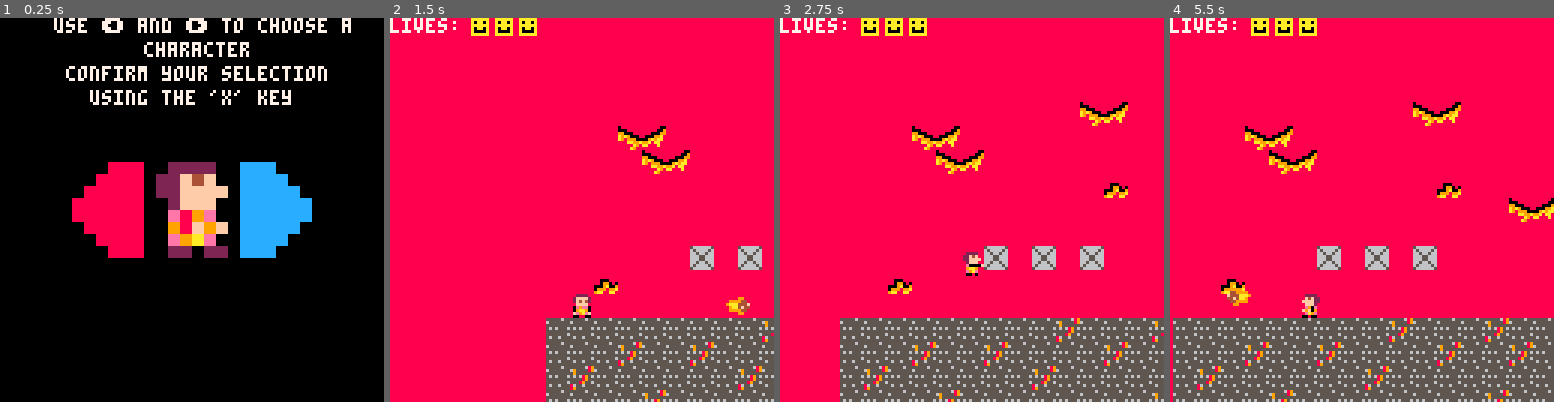
Above: before the commit, frames 1-4 (left to right).
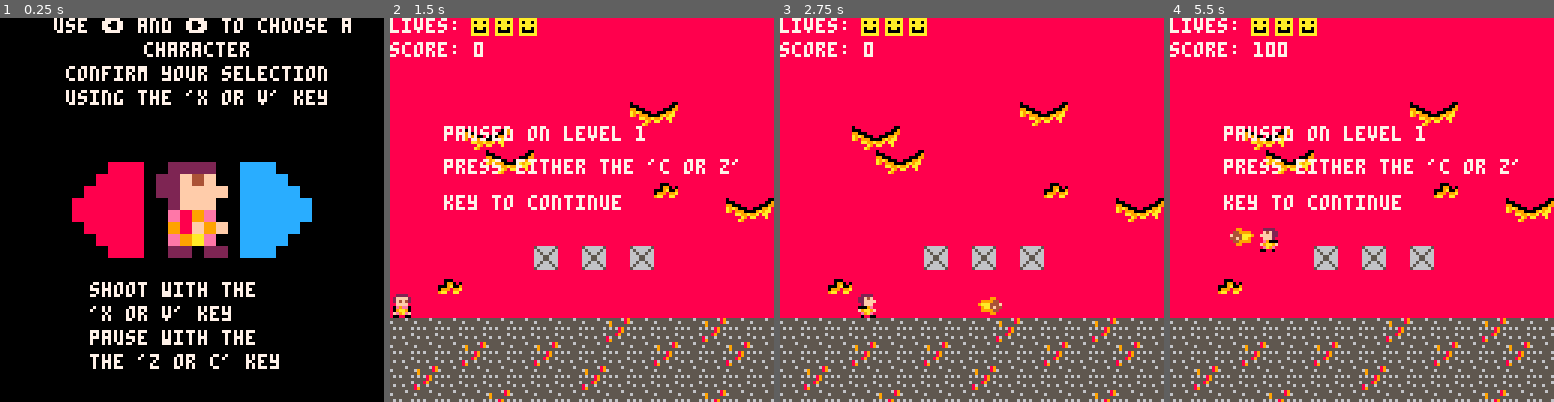
Above: after the commit, the same moments.

Repository: Chriswarkidd/Fall2018_GameDesign
Game: PICO-8 cartridge final.p8
Two runs of this game, one before a commit and one after it. Both use one fixed random seed, a clock stepped at 60 frames per second and the inputs below.
Inputs:
- Up to frame 1 (0.25 s): no input
- Up to frame 2 (1.5 s): tap X (X key) at 0.33, 1.07 s; tap O (Z key) at 0.7 s
- Up to frame 3 (2.75 s): hold Right 1.6-2.1 s; tap O (Z key) at 1.7, 2.1, 2.5 s; tap X (X key) at 1.85 s; hold Up 2.15-2.42 s; hold Right from 2.47 s (still down)
- Up to frame 4 (5.5 s): tap O (Z key) every 0.4 s from 2.9 to 5.3 s; tap X (X key) at 2.97, 4.08, 5.2 s; release Right at 3.03 s; hold Left 3.08-3.58 s; hold Right 4.02-4.68 s; hold Up 4.73-5.03 s; hold Left from 5.08 s (still down)

The runs differ from the first frame. In frame 1, 3.6% of the frame differs, in the area x 17-86%, y 18-92%; in frame 2, 20%, in the area x 0-100%, y 6-100%; in frame 3, 14%; in frame 4, 13%.

Commit message:
Update final.p8

Diff:
--- a/final.p8
+++ b/final.p8
@@ -2,12 +2,22 @@
 version 18
 __lua__
 lives = 0
-camerax = -128
+camerax = 0
 music_on = false
---note door flag is 3
+sfx_delay = true
+boss_aggro = false
+--change these to 13*(level number-1)+1 for the level you want to start at. [1,14,27,40]
+current_floor = 1
+--set this to the level you want to start at. [1,2,3,4]
+current_level = 1
+boss_intro_time = 5*60
+boss_text_index = 0
+score = 0
 player = {
-	x = 8,
-	y = 0,
+	start_x = 0*8,
+	start_y = 8*8,
+	x = 0*8,
+	y = 8*8,
 	w = 3,
 	h = 7,
 	sx = 2,
@@ -23,21 +33,24 @@
 	jump_hold = 0,
     anim = 0
 }
-current_floor = 120
 boss = {
+	start_x = 0,
+	start_y = 0,
     x = 0,
     y = 0,
-    w = 0,
-    h = 0,
-    sx = 0,
+    w = 12,
+    h = 15,
+    sx = 3,
     sy = 0,
     can_move = true,
-	grounded = false,
+	grounded = true,
 	accel = 0,
-	maxaceel = 2.5,
-	speed = 0.70,
-    sprite = 1,
+	maxaceel = 5,
+	speed = 0.12,
+    sprite = 77,
 	flip_sprite_x = false,
+	fire_delay = 0,
+	health = 100
 }
 sprite_x = 0
 sprite_y = 0
@@ -46,9 +59,9 @@
 projectiles = {}
 lava_geysers = {
 	spr_num = 68,
-	w = 7,
+	w = 8,
 	h = 7,
-	sx = 0,
+	sx = 2,
 	sy = 0,
 	update_cnt = 0,
 	flip = false,
@@ -57,7 +70,7 @@
 flag_x = 0
 flag_max_y = 0
 level_end = false
-update_fuc = nil
+update_func = nil
 draw_func = nil
 input_delay = 0
 
@@ -69,6 +82,42 @@
 
 function _draw()
     draw_func()
+end
+
+function update_level_screen()
+    if btnp(5) then
+		update_func = update_game
+        draw_func = draw_game
+		current_level += 1
+		current_floor += 13
+		camerax = 0
+		player.x = player.start_x
+		player.y = player.start_y
+		set_map()
+    end
+end
+
+function draw_level_screen()
+    cls(8)
+	camera(0,0)
+	--print("you beat level: "..current_level, 24, 2, 7)
+	print("now entering level: "..current_level+1, 24, 13, 7)
+    print("start the level by",24,24,7)
+    print("using the 'x or v' key",24,36,7)
+    sspr(sprite_x, sprite_y, 8, 8, 48, 48, 8*4, 8*4, player.flip_sprite_x)
+end
+
+function update_pause_screen()
+    if btnp(4) then
+		update_func = update_game
+        draw_func = draw_game
+    end
+end
+
+function draw_pause_screen()
+	print("paused on level "..current_level, camerax + 18, 16, 7)
+    print("press either the 'c or z'", camerax + 18,27,7)
+    print("key to continue", camerax + 18,39,7)
 end
 
 function update_char_select()
@@ -98,7 +147,9 @@
     if btnp(5) then
 		update_func = update_game
 		input_delay = 0
+		cameray = -20
         draw_func = draw_game
+		set_map()
     end
 end
 
@@ -107,13 +158,17 @@
 	print("use ⬅️ and ➡️ to choose a", 18, 0, 7)
 	print("character", 48, 8, 7)
     print("confirm your selection",22,16,7)
-    print("using the 'x' key",30,24,7)
+    print("using the 'x or v' key",22,24,7)
     sspr(0,16, 8, 8, 16, 48, 8*4, 8*4)
     sspr(sprite_x, sprite_y, 8, 8, 48, 48, 8*4, 8*4, player.flip_sprite_x)
     sspr(8,16, 8, 8, 80, 48, 8*4, 8*4)
-end
-
-function flame_bad(x,y,speed,s_num)
+	print("shoot with the", 30, 88, 7)
+	print("'x or v' key", 30, 96, 7)
+    print("pause with the", 30,104,7)
+    print("the 'z or c' key", 30,112,7)
+end
+
+function rock_bad(x,y,speed,s_num)
     local g = {
 		x = x*8,
 		y = y*8,
@@ -126,6 +181,7 @@
 		accel = 0,
 		speed = -speed,
 		s_num = s_num,
+		flip = false,
 		show = true
 	}
     return g
@@ -158,33 +214,34 @@
 end
 
 function move_opposition()
-    for g in all(bads) do
-		local on_screen = g.x >= camerax - 8 and g.x <= camerax + 128
-        if g.show and on_screen then
-            local move = g.speed
-            if check_move(g.x + g.sx + move, g.y + g.sy, g.w, g.h) then
-                g.speed = -g.speed
+    for b in all(bads) do
+		local on_screen = b.x >= camerax - 8 and b.x <= camerax + 128
+        if b.show and on_screen then
+            local move = b.speed
+            if check_move(b.x + b.sx + move, b.y + b.sy, b.w, b.h) then
+                b.speed = -b.speed
+				b.flip = not b.flip
             else
-                g.x += move
+                b.x += move
             end
 
-            local accel = g.accel
-
-            if not check_move(g.x + g.sx, g.y + g.sy + accel, g.w, g.h) then
-                g.y += accel
+            local accel = b.accel
+
+            if not check_move(b.x + b.sx, b.y + b.sy + accel, b.w, b.h) then
+                b.y += accel
             else
-                g.accel = 0
+                b.accel = 0
             end
 
-            g.accel += 0.15
-
-            if g.accel > 1.5 then
-            g.accel = 1.5
+            b.accel += 0.15
+
+            if b.accel > 1.5 then
+            b.accel = 1.5
             end
 
-			if check_sprite_collision(player.x, player.y, player.sx, player.sy, player.w, player.h, g.x, g.y, g.sx, g.sy, g.w, g.h) then
+			if check_sprite_collision(player.x, player.y, player.sx, player.sy, player.w, player.h, b.x, b.y, b.sx, b.sy, b.w, b.h) then
 				music(-1, 200)
-				sfx(4, 0)
+				sfx(4)
 				reset()
 			end
         end
@@ -192,9 +249,9 @@
 end
 
 function draw_bads()
-    for g in all(bads) do
-        if g.show then
-            spr(g.s_num, g.x, g.y)
+    for b in all(bads) do
+        if b.show then
+            spr(b.s_num, b.x, b.y+8,1,1, b.flip)
         end
     end
 end
@@ -204,25 +261,36 @@
     update_func = update_char_select
     sprite_x = 8
     sprite_y = 0
-    music(0)
+    music(0, 4000)
     palt(0, false)
     palt(11, true)
     lives = 3
-    local index = 0
+end
+
+function set_map()
+   	bads = {}
+	lava_geysers.sprites = {}
+   	local index = 0
     for i=0,127 do
         for j=0,16 do
-            local sprite = mget(i,j)
+            local sprite = mget(i,j+current_floor)
             if fget(sprite,7) then
-                add(bads,flame_bad(i,j,.5,sprite))
-                mset(i,j,64)
+                add(bads,rock_bad(i,j,.5,sprite))
+                mset(i,j+current_floor,64)
             end
-            if fget(sprite, 4) then
-                flag_x = i*8 + 5
-                flag_max_y = j*8 + 5
-            end
+			if fget(sprite, 1) then
+				boss.x = i*8
+				boss.y = j*8
+				boss.start_x = i*8
+				boss.start_y = j*8
+				mset(i,j+current_floor,64)
+				mset(i+1,j+current_floor,64)
+				mset(i,j+current_floor+1,64)
+				mset(i+1,j+current_floor+1,64)
+			end
 			if sprite == lava_geysers.spr_num then
-				add(lava_geysers.sprites, {x = i*8, y = j*8})
-				mset(i, j, 64)
+				add(lava_geysers.sprites, {x = i*8, y = (j)*8})
+				mset(i, j+current_floor, 64)
 			end
         end
     end
@@ -231,11 +299,20 @@
 function update_death()
 	death_timer -= 1
 	if death_timer == 0 then
+		if current_level == 4 then
+			boss_aggro = false
+			boss_intro_time = 5*60
+			boss_text_index = 0
+			boss.health = 100
+			boss.x = boss.start_x
+			boss.y = boss.start_y
+		end
 		music(0, 4000)
 		update_func = update_game
-		player.x = 8
-		player.y = 0
-		camerax = -128
+		player.x = player.start_x
+		player.y = player.start_y
+		camerax = 0
+		reset_bads()
 	end
 end
 
@@ -243,11 +320,60 @@
 	death_timer = 30
     lives-=1
 	update_func = update_death
-    for g in all(bads) do
-        g.x = g.o_x
-        g.y = g.o_y
-        g.show = true
-        g.speed = -.5
+end
+
+function update_boss_animation()
+	update_boss()
+	if boss_text_index <= 2 then
+		if btnp(5) then
+			boss_text_index += 1
+		end
+	else
+		boss_intro_time -= 1
+		if boss_intro_time % 30 == 0 then
+			boss_jump()
+		end
+		if boss_intro_time % 5 == 0 then
+			boss_move_left(.7)
+		end
+		if boss_intro_time == 0 then
+			music(1, 250)
+			boss.fire_delay = 180
+			draw_func = draw_game
+			update_func = update_game
+		end
+	end
+end
+
+function draw_boss_animation()
+	draw_game()
+	if boss_text_index == 0 then
+		rectfill(camerax, 88, camerax+127,110,0)
+		rect(camerax, 88, camerax+127,105,7)
+		print("who is this?", camerax+2, 92, 7)
+		print("'x' key continue", camerax+2,99,7)
+	elseif boss_text_index == 1 then
+		rectfill(camerax, 88, camerax+127,110,0)
+		rect(camerax, 88, camerax+127,105,7)
+		print("have you come to fight me?", camerax+2, 92, 7)
+		print("'x' key to continue", camerax+2,99,7)
+	elseif boss_text_index == 2 then
+		rectfill(camerax, 88, camerax+127,110,0)
+		rect(camerax, 88, camerax+127,105,7)
+		print("you won't be leaving here alive", camerax+2, 92, 7)
+		print("'x' key to continue", camerax+2,99,7)
+	else
+
+	end
+end
+
+function reset_bads()
+    for b in all(bads) do
+        b.x = b.o_x
+        b.y = b.o_y
+        b.show = true
+        b.speed = -.5
+		b.flip = false
     end
 	projectiles = {}
 end
@@ -261,9 +387,14 @@
 		-- not inside a block
         player.y += dy
         player.grounded = false
+		sfx_delay = false
     else
 		-- check if they are not inside the roof, thus they are inside the ground
 		if not (check_flag(x, y) or check_flag(x + player.w, y)) then
+			if player.grounded == false and sfx_delay == false then
+				sfx(6)
+				sfx_delay = true
+			end
 			player.grounded = true
 		end
 		player.accel = 0
@@ -293,6 +423,7 @@
 
 	if btn(2) then
 		if player.grounded then
+			sfx(5)
 			player.accel = -1.3
 			player.grounded = false
 			player.jump_hold = 1
@@ -314,11 +445,18 @@
 
     player.can_move = not check_move(new_pos.x, new_pos.y, player.w, player.h)
     if check_end(new_pos.x, new_pos.y, player.w, player.h) then
-
+        draw_func = draw_level_screen
+		update_func = update_level_screen
     end
     if player.can_move and player.x + dx > camerax then
         player.x += dx
 	end
+
+	if btnp(4) then
+        draw_func = draw_pause_screen
+		update_func = update_pause_screen
+	end
+
 	if input_delay == 0 then
 		if btnp(5) then
 			-- projectiles
@@ -329,10 +467,23 @@
 		input_delay -= 1
 	end
 
+	if current_level == 4 and player.x >= 96*8 and not boss_aggro then
+		player.start_x = 90*8
+		music(-1,700)
+	end
+	if current_level == 4 and player.x >= 114*8 and not boss_aggro then
+		boss_aggro = true
+		draw_func = draw_boss_animation
+		update_func = update_boss_animation
+	end
     check_death()
     move_opposition()
 	move_projectiles()
 	update_lava_geysers()
+	if current_level == 4 and boss_intro_time == 0 and boss.health > 0 then
+		update_boss()
+		boss_ai()
+	end
 end
 
 function shoot_projectile(x, y, flp)
@@ -345,7 +496,8 @@
 		sy = 1,
 		w = 7,
 		h = 5,
-		flp = flp
+		flp = flp,
+		bad = false
 	}
 	add(projectiles, p)
 end
@@ -355,23 +507,35 @@
 		local dx = (p.flp and -2 or 2)
 		-- check collision with map or outside of map
 		if p.x + p.w < camerax or
-		   p.x - p.w > 1024 or
+		   p.x - p.w > camerax + 255 or
 		   check_move(p.x + p.sx + dx, p.y + p.sy, p.w, p.h) then
 			del(projectiles, p)
+			sfx(10)
 		else
 			-- check sprite collision
-			for g in all(bads) do
-				if g.show then
-					local collide = check_sprite_collision(p.x, p.y, p.sx, p.sy, p.w, p.h, g.x, g.y, g.sx, g.sy, g.w, g.h)
+			for b in all(bads) do
+				if b.show then
+					local collide = check_sprite_collision(p.x, p.y, p.sx, p.sy, p.w, p.h, b.x, b.y, b.sx, b.sy, b.w, b.h)
 					if collide then
 						del(projectiles, p)
-						-- kill goomba
-						g.show = false
+						-- kill baddie
+						b.show = false
+						score += 100
+						sfx(9)
 						return
 					end
 				end
 			end
-
+			if p.bad and check_sprite_collision(p.x, p.y, p.sx, p.sy, p.w, p.h, player.x, player.y, player.sx, player.sy, player.w, player.h) then
+				music(-1, 200)
+				sfx(4)
+				reset()
+			end
+			if boss_aggro and not p.bad and boss.health > 0 and check_sprite_collision(p.x, p.y, p.sx, p.sy, p.w, p.h, boss.x, boss.y, boss.sx, boss.sy, boss.w, boss.h) then
+				boss.health -= 2.5
+				del(projectiles, p)
+				sfx(10)
+			end
 			p.x += dx
 		end
 	end
@@ -405,7 +569,7 @@
 
 function draw_projectiles()
 	for p in all(projectiles) do
-		spr(p.spr, p.x, p.y, 1, 1, p.flp)
+		spr(p.spr, p.x, p.y+8, 1, 1, p.flp)
 	end
 end
 
@@ -417,7 +581,8 @@
 	local dead = false
 
 	-- fell out of map
-    if player.y > current_floor then
+    if player.y > (128) then
+		sfx(8)
         dead = true
     end
 
@@ -429,15 +594,143 @@
 			local lg = lgs[i]
 			if check_sprite_collision(lg.x, lg.y, lava_geysers.sx, lava_geysers.sy, lava_geysers.w, lava_geysers.h, player.x, player.y, player.sx, player.sy, player.w, player.h) then
 				dead = true
+				sfx(7)
 			end
 			i += 1
 		end
 	end
 
 	if dead then
-		player.x = 8
-        player.y = 0
+		if score - 500 <= 0 then
+			score = 0
+		else
+			score -= 500
+		end
         reset()
+	end
+end
+
+
+function boss_gravity()
+
+    local dy = boss.accel
+
+	local new_pos = {
+		x = boss.x + boss.sx,
+		y = boss.y + boss.sy + dy
+	}
+    if not check_move(new_pos.x, new_pos.y, boss.w, boss.h) then
+		-- not inside a block
+        boss.y += dy
+        boss.grounded = false
+    else
+		-- check if they are not inside the roof, thus they are inside the ground
+		if not (check_flag(new_pos.x, new_pos.y) or check_flag(new_pos.x + boss.w, new_pos.y)) then
+			if boss.grounded == false then
+				sfx(6)
+			end
+			boss.grounded = true
+		end
+		boss.accel = 0
+    end
+
+    boss.accel += 0.15
+
+    if boss.accel > boss.maxaceel then
+      boss.accel = boss.maxaceel
+    end
+end
+
+function boss_move_right(speed)
+	speed = speed or boss.speed
+	boss.flip_sprite_x = true
+	update_boss(speed)
+end
+
+function boss_move_left(speed)
+	speed = speed or boss.speed
+	boss.flip_sprite_x = false
+	update_boss(-speed)
+end
+
+function boss_jump()
+	if boss.grounded then
+		sfx(5)
+		boss.accel = -2.6
+		boss.grounded = false
+		update_boss()
+	end
+end
+
+function boss_fire()
+	if boss.fire_delay == 0 then
+		boss.sprite = 75
+		sfx(40, 1)
+		local p = {
+			spr = 17,
+			x = boss.x,
+			y = boss.y,
+			sx = 0,
+			sy = 1,
+			w = 7,
+			h = 5,
+			flp = not boss.flip_sprite_x,
+			bad = true
+		}
+		add(projectiles, p)
+		boss.fire_delay = 180
+	end
+end
+
+function boss_ai()
+		local rn = flr(rnd(4))+1
+		if rn == 1 then
+			--boss_move_left()
+		elseif rn == 2 then
+			--boss_move_right()
+		elseif rn == 3 then
+			--boss_jump()
+		else
+			boss_fire()
+		end
+		if flr(player.x) > flr(boss.x) then
+			boss_move_right()
+		elseif flr(player.x) < flr(boss.x) then
+			boss_move_left()
+		end
+end
+
+function update_boss(dx)
+	dx = dx or 0
+    boss_gravity(dx)
+
+	local new_pos = {
+		x = boss.x + boss.sx + dx,
+		y = boss.y + boss.sy - 1
+	}
+    boss.can_move = not check_move(new_pos.x, new_pos.y, boss.w, boss.h)
+    if boss.can_move then
+        boss.x += dx
+	end
+	if boss.fire_delay < 60 then
+		boss.sprite = 77
+	end
+	if boss.fire_delay > 0 then
+		boss.fire_delay -= 1
+	end
+
+	if check_sprite_collision(player.x, player.y, player.sx, player.sy, player.w, player.h, boss.x, boss.y, boss.sx+2, boss.sy+3, boss.w-2, boss.h) then
+		music(-1, 200)
+		sfx(4)
+		reset()
+	end
+
+end
+
+
+function draw_boss()
+	if boss.health > 0 then
+		spr(boss.sprite,boss.x,boss.y+8,2,2, boss.flip_sprite_x)
 	end
 end
 
@@ -450,39 +743,57 @@
 end
 
 function check_flag(x, y, f)
-    return fget(mget(x/8,y/8),f)
+    return fget(mget(x/8,(y/8)+current_floor),f)
 end
 function update_game_over()
 --temp blank for the moment
 	music(-1, 500)
 end
 function draw_game()
-    if lives > 0 then
+    if lives > 0 and boss.health > 0 then
         if player.x - 60 > camerax then
             camerax = player.x - 60
-        end
+		end
+		if camerax + 128 > 128*8 then
+			camerax = 128*7
+		end
         -- cameray = player.y - 60
-        cameray = -20
         camera(camerax, cameray)
         cls(8)
-        map(0,0,0,0,128,16)
+        map(0,current_floor,0,8,128,16)
         draw_bads()
 	    draw_projectiles()
-        spr(player.sprite, player.x, player.y, 1, 1, player.flip_sprite_x)
+        spr(player.sprite, player.x, player.y+8, 1, 1, player.flip_sprite_x)
 		for lg in all(lava_geysers.sprites) do
-			spr(lava_geysers.spr_num, lg.x, lg.y, 1, 1, lava_geysers.flip)
+			spr(lava_geysers.spr_num, lg.x, lg.y+8, 1, 1, lava_geysers.flip)
 		end
         print("lives: ",camerax,cameray,7)
         for i=1,lives do
             spr(3, camerax + 18 + (8*i), cameray-1)
         end
+		print("score: "..score,camerax,cameray + 8,7)
+		if boss_aggro then
+			print("boss health: "..boss.health,camerax,cameray + 16,7)
+		end
+		-- print("firedelay: "..boss.fire_delay,camerax,cameray + 16,7)
+		if current_level == 4 then
+			draw_boss()
+		end
+	elseif boss.health < 1 then
+		update_func = update_game_over
+        player.x = 0
+        player.y = 0
+        camera(0,0)
+        cls(0)
+        print("you won!!! :)",35,30,7)
+		sspr(sprite_x, sprite_y, 8, 8, 48, 48, 8*4, 8*4, player.flip_sprite_x)
     else
 		update_func = update_game_over
         player.x = 0
         player.y = 0
         camera(0,0)
         cls()
-        print("game ♥ over!!!",35,60,2)
+        print("game ♥ over!!!",35,60,7)
     end
 end
 
@@ -593,7 +904,7 @@
 
 
 __gff__
-0000000000000000000000000000000080000000000000000000000000000000000000000000000000000000000000000000000000000000000000000000000000010101000909090000000000000000000000000000000000000000000000000000000000000000000000000000000000000000000000000000000000000000
+0000000000000000000000000000000080000000000000000000000000000000000000000000000000000000000000000000000000000000000000000000000000010101000909090000000200000000000000000000000000000000000000000000000000000000000000000000000000000000000000000000000000000000
 0000000000000000000000000000000000000000000000000000000000000000000000000000000000000000000000000000000000000000000000000000000000000000000000000000000000000000000000000000000000000000000000000000000000000000000000000000000000000000000000000000000000000000
 __map__
 4040404040404040404040404040404040404040404040404040404040404040404040404040404040404040404040404040404040404040404040404040404040404040404040404040404040404040404040404040404040404040404040404040404040404040404040404040404040404040404040404040404040404040
@@ -605,7 +916,7 @@
 4040404040404040404040404040404040404040404040404040404040404040404040401040404040404040404040104010401040404040404040484a40404040494040404040404040401040404040404940404040404040404040404040401040404040104040404040404040404040404040404040404040404040404545
 4040404040404140414041404040404041404040494040404040404040404140404040404140404040404040404040414041404140404040404040404040404040404040404010404040404141414040404040404040404040404040414041404140404040414141404040404040404040404040404040414040494040404545
 4040494040404040404040404040404040404040404040404040404040414140404040404040404040404040404040404040404040404040404040404040404040404041404041404040404040404040404040404040404040404040404040404040404040404040404040404040404040404040404041414040404040404546
-4040404040404040404040404040404040404010404040404040404041414140404040404040444040404040404440404040404040444444404010404040404040404141404041414040404040404040444040404040404040404440404040404040404410404040404040404044404040404040404141414040404040104747
+4040404040404040404040404040404040404010404040404040404041414140404040404040444040404040404440404040404040444440404010404040404040404141404041414040404040404040444040404040404040404440404040404040404410404040404040404044404040404040404141414040404040104747
 4242424242424242424342424243424242424242424342404042424243424242424243424242424342404042424342424242424242434242424242404042434242424242434242424242424342424242434242424040434242424243424242424243424242434242424243424242434242424040424342424243424242424242
 4242424342424342424242434242434243424243424242404043424242424342424242424243424242404043424242424342424243424243424342404042424242434242424243424242424242434242424342424040424243424242424243424342424242424243424242424242434242434040424242434242424242434242
 4243424242424242434242424242424242424242424342444442424342424242434242434342424242444442424342424242424242424342434242444442424342424242424242424243424242424342424243424444424242424242434242424242424342424242424243424242424242424444424242424242434242424242
Not shown, changed: 18 lines of the sprite sheet (__gfx__) section of final.p8
Not shown, changed: the music (__music__) section of final.p8
Not shown, changed: the sound effects (__sfx__) section of final.p8
